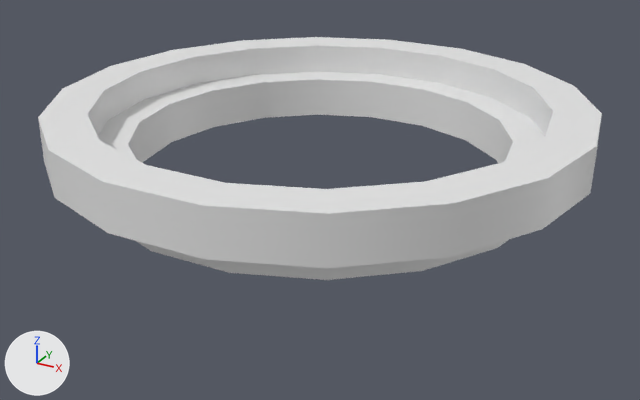
The FBX model Assets/Models/Public.FBX: old version first, new version second.
Camera for both pictures: a 50 mm camera at (1.386, -2.525, 1.157) aimed at (0.01, -0.023, -0.094). Every picture has the same lights, and +X, +Y and +Z are marked at lower left. Where no turn or scale is listed for an object, it has been applied to the vertices.

Before the edit, the objects in view are built like this:
```python
me_mesh = bpy.data.meshes.new('Mesh')
me_mesh.from_pydata(...)  # 73 vertices, 146 faces; spans x -0.78..0.78, y -0.76..0.76, z 0.0..0.15
me_mesh_001 = bpy.data.meshes.new('Mesh.001')
me_mesh_001.from_pydata(...)  # 73 vertices, 146 faces; spans x -73.4..73.4, y -72.3..72.3, z 0.0..15.1
ob_cylinder002 = bpy.data.objects.new('Cylinder002', me_mesh)
ob_cylinder002.location = (0.0, 0.0, 0.0)
ob_cylinder003 = bpy.data.objects.new('Cylinder003', me_mesh_001)
ob_cylinder003.location = (0.0, 0.0, 0.111)
ob_cylinder003.scale = (0.0125, 0.0125, 0.01)
```
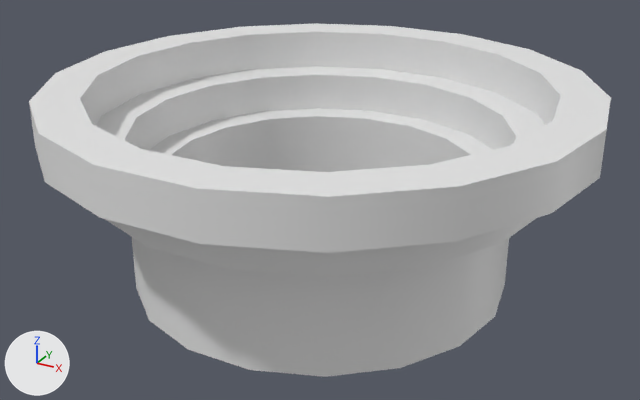
Where the newer file only moved an object's origin or applied its transform, the numbers keep the older frame.

What differs and where, as boxes [x1, y1, x2, y2] in the pictures (640 x 400 px):
'Cylinder003', moved, rescaled (20% narrower, 9% shorter): before [38, 37, 602, 269]; after [96, 66, 545, 276]
'Cylinder004', added: after [29, 23, 611, 253]
'Cylinder002', mesh rescaled (15% narrower, 29% taller): before [98, 72, 545, 280]; after [131, 108, 509, 377]

The change in detail:
me_mesh has 73 vertices, 146 faces and spans x -0.78..0.78, y -0.76..0.76, z 0.0..0.15.
me_mesh is used by ob_cylinder002; location (0.0, 0.0, 0.0).
me_mesh part 1: the whole mesh is scaled about its middle by (0.856, 0.856, 2.75), then moved by (0.0, 0.0, -0.26).
Mesh me_mesh_002 is new.
It has 73 vertices, 146 faces and spans x -0.94..0.94, y -0.93..0.93, z 0.0..0.15.
Object 'Cylinder003' (ob_cylinder003) moves from (0.0, 0.0, 0.111) to (0.0, 0.0, 0.018).
Object 'Cylinder003' (ob_cylinder003) is rescaled from (0.0125, 0.0125, 0.01) to (0.0107, 0.0107, 0.01).
Object 'Cylinder004' (ob_cylinder004) is new; it shows me_mesh_002.
Its location is (0.0, 0.0, 0.165).
